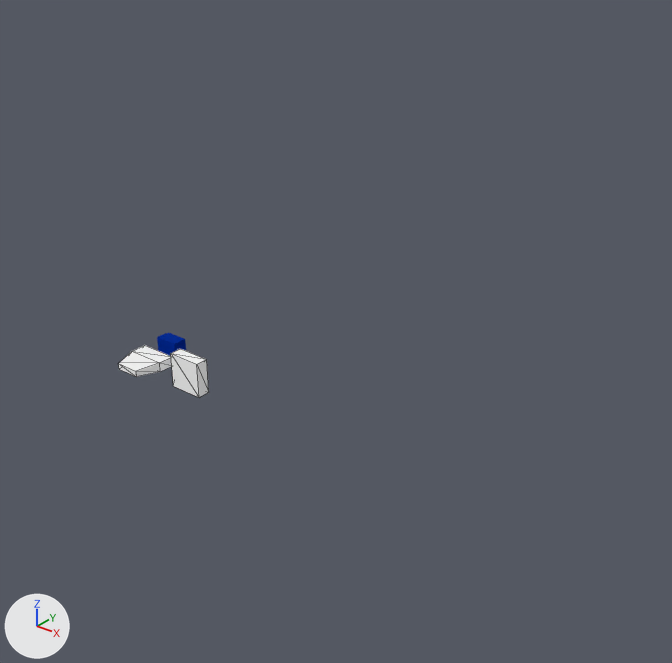
Renders of the glTF model modules/ARCHEAN_build/components/Dashboard/Dashboard.gltf from each side of a commit.
Camera for both pictures: a 50 mm camera at (1.277, -1.068, 0.829) aimed at (0.199, 0.279, -0.006). The lights are fixed; the arrows at lower left show +X, +Y and +Z. Mesh edges are drawn as thin lines on the coarser meshes.

The scene before the commit, as lines of its bpy script (objects in view):
```python
me_cube = bpy.data.meshes.new('Cube')
me_cube.from_pydata(...)  # 12 vertices, 20 faces; spans x -0.0394..0.0394, y -0.0783..0.0, z -0.0096..0.0096
me_cube.materials.append(mat_metal)  # white #ffffff
me_cube_006 = bpy.data.meshes.new('Cube.006')
me_cube_006.from_pydata(...)  # a box spanning x -0.035..0.035, y -0.025..0.0, z -0.035..0.035
me_cube_006.materials.append(mat_metal)  # white #ffffff
ob_pushbutton = bpy.data.objects.new('PushButton', me_cube_006)
ob_pushbutton.location = (0.1, -0.024, -0.004)
ob_togglebutton = bpy.data.objects.new('ToggleButton', me_cube)
ob_togglebutton.location = (0.0, -0.024, -0.004)
```
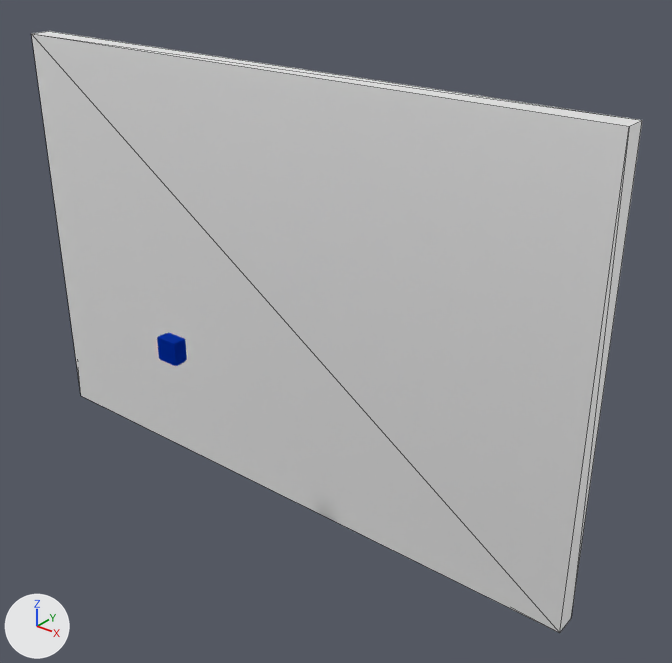
The newer file is also turned or shifted as a whole; pictures and numbers use the older file's frame.

Pixel boxes [x1, y1, x2, y2] of what changed, in the pictures (672 x 663 px):
'Dashboard.001', added: after [31, 31, 642, 633]
'PushButton', deleted: before [171, 349, 209, 397]
'ToggleButton', deleted: before [119, 345, 172, 377]

What changed in the scene script:
```text
Add mat_dashboard_body:
    mat_dashboard_body = principled_material('dashboard-body')
    mat_dashboard_body.base_color = (1.0, 1.0, 1.0)  # white #ffffff
    mat_dashboard_body.metallic = 1.0
    mat_dashboard_body.roughness = 0.764
Add me_cube_007:
    me_cube_007.from_pydata(...)  # a box spanning x -0.75..0.75, y -0.02..0.02, z -0.5..0.5
    me_cube_007.materials.append(mat_dashboard_body)  # white #ffffff
Remove ob_pushbutton:
    ob_pushbutton = bpy.data.objects.new('PushButton', me_cube_006)
    ob_pushbutton.location = (0.1, -0.024, -0.004)
Remove ob_togglebutton:
    ob_togglebutton = bpy.data.objects.new('ToggleButton', me_cube)
    ob_togglebutton.location = (0.0, -0.024, -0.004)
Add ob_dashboard_001:
    ob_dashboard_001 = bpy.data.objects.new('Dashboard.001', me_cube_007)
    ob_dashboard_001.location = (0.0, 0.319, -0.004)
```
